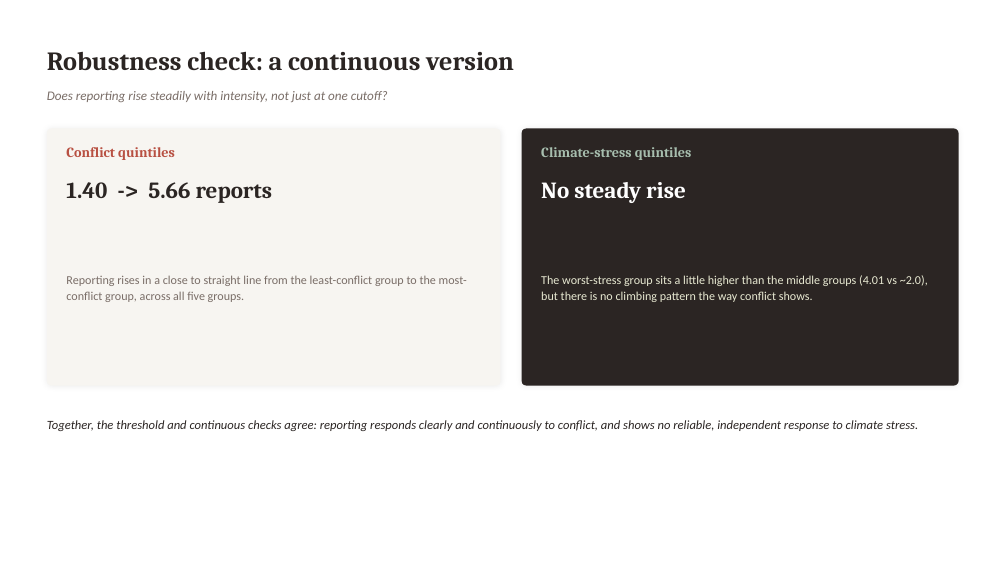
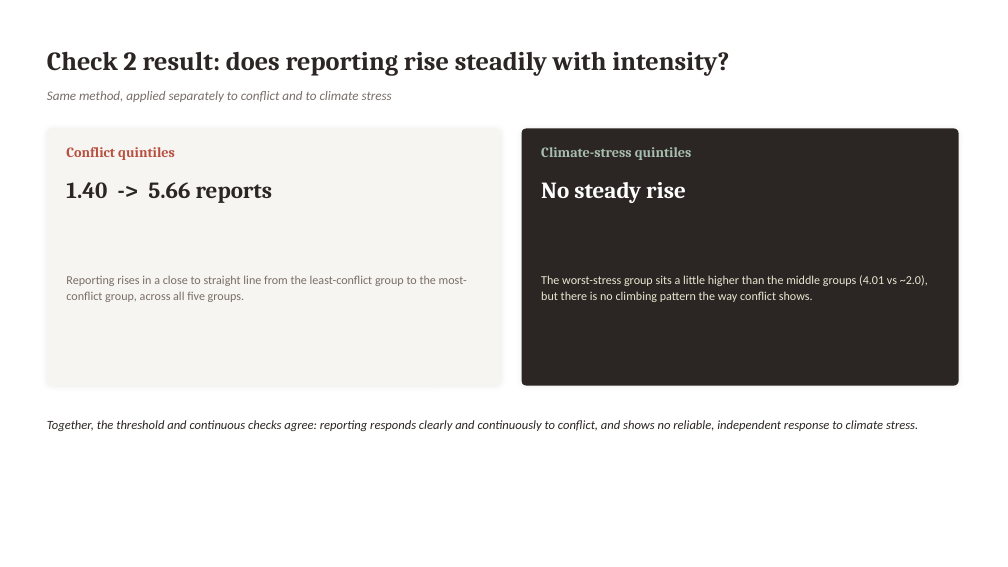
Before and after one commit to hcfgsqm2q7-lang/Dissertation---Samuel-Aracena, a slide deck: slide 15 of weekly_meetings/2026_08_17_slides.pptx (slide 13 before the commit). Drawn at 1008x567 pixels with LibreOffice and Linux fonts; fonts in the diff are those of the drawing. Boxes give left, top, right and bottom in pixels: in the first picture for what was removed or moved away, otherwise in the second. Text is boxed around its words. In the diff, an @@ line names an element or a change of style, - is before the commit and + after.

```diff
--- a/weekly_meetings/2026_08_17_slides.pptx
+++ b/weekly_meetings/2026_08_17_slides.pptx
@@ text at bbox=[47, 51, 729, 76]: text changed @@
-Robustness check: a continuous version
+Check 2 result: does reporting rise steadily with intensity?
@@ text at bbox=[47, 91, 392, 102]: text changed @@
-Does reporting rise steadily with intensity, not just at one cutoff?
+Same method, applied separately to conflict and to climate stress
```
Also in this commit, not shown: 7 other slides changed, 5 slides added, 1 slide removed, 1 other file.
